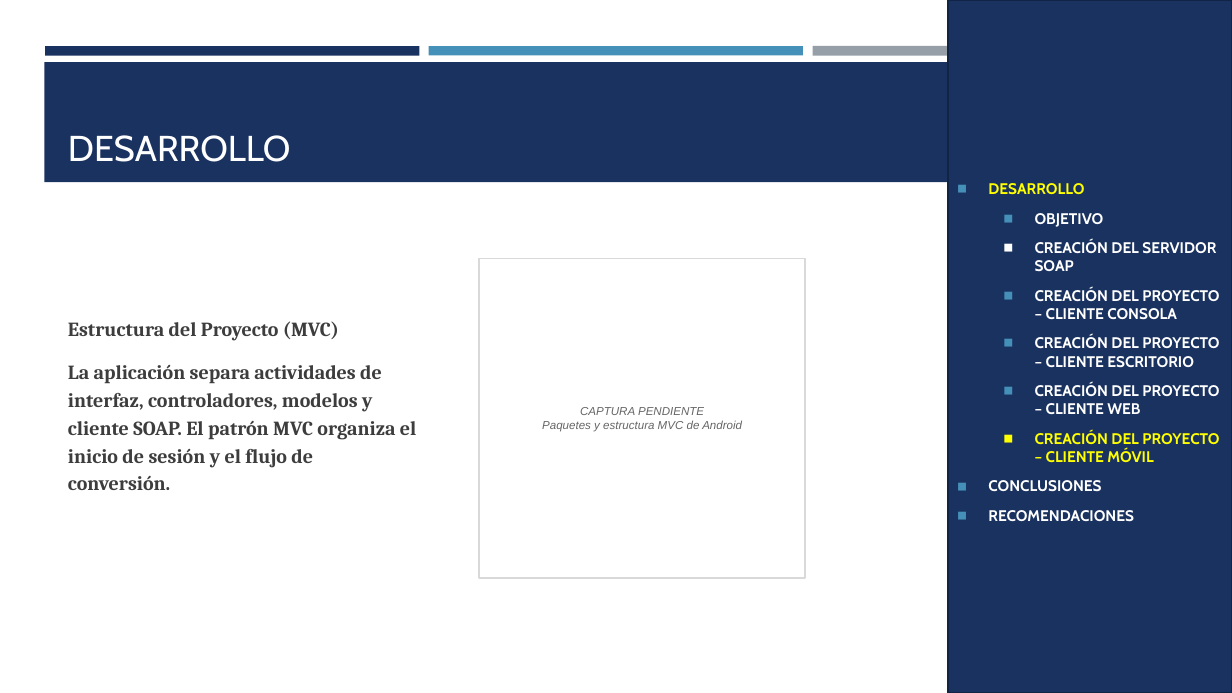
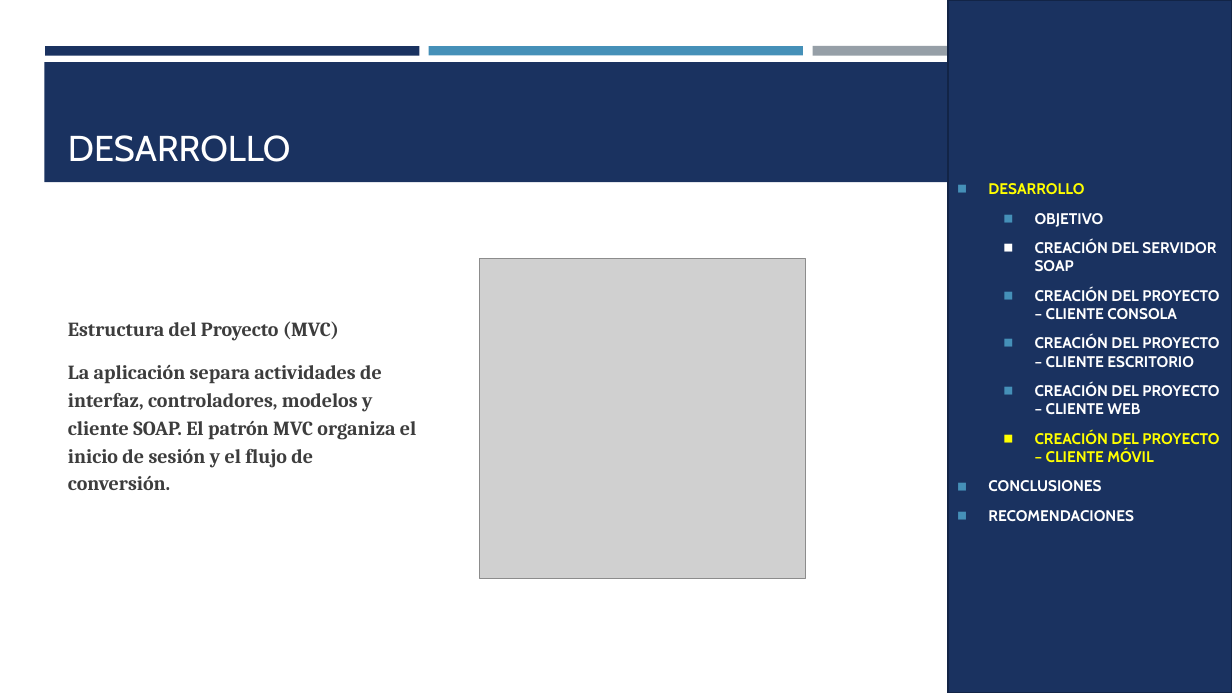
Before and after one commit to JulioViche/u1-sw-arch, a slide deck: slide 25 of TI.1.1. PAO202651_SOAP_JAVA_SINBDD_NRC36884_GR09/05. DOCUMENTACION/CONVUNI_SOAP_JAVA_GR09.pptx. Drawn at 1232x693 pixels with LibreOffice and Linux fonts; fonts in the diff are those of the drawing; grey boxes stand for pictures. Boxes give left, top, right and bottom in pixels: in the first picture for what was removed or moved away, otherwise in the second. Text is boxed around its words. In the diff, an @@ line names an element or a change of style, - is before the commit and + after.

Commit message:
docs(soap-java): completar manual y capturas de clientes
Actualiza el manual técnico y la presentación con capturas de los clientes de consola, escritorio, web y móvil, además de la evidencia del servidor y WSDL.

Conserva a Murillo Medina, Gabriel Omar y Viche Castillo, Julio Enrique en orden alfabético. Corrige las figuras del proyecto móvil y presenta LoginController y ConversionController como texto editable con sus rótulos y líneas legibles.

Incluye las capturas y la versión Markdown del manual. El DOCX se abrió en Word y se revisaron páginas renderizadas; la presentación se renderizó y no contiene marcadores de captura pendiente.

```diff
--- a/TI.1.1. PAO202651_SOAP_JAVA_SINBDD_NRC36884_GR09/05. DOCUMENTACION/CONVUNI_SOAP_JAVA_GR09.pptx
+++ b/TI.1.1. PAO202651_SOAP_JAVA_SINBDD_NRC36884_GR09/05. DOCUMENTACION/CONVUNI_SOAP_JAVA_GR09.pptx
@@ rectangle removed at [480,259,806,579] @@
-CAPTURA PENDIENTE
-Paquetes y estructura MVC de Android
@@ picture added at [480,259,806,579] @@
```
Also in this commit, not shown: 15 other slides changed, 18 other files.
